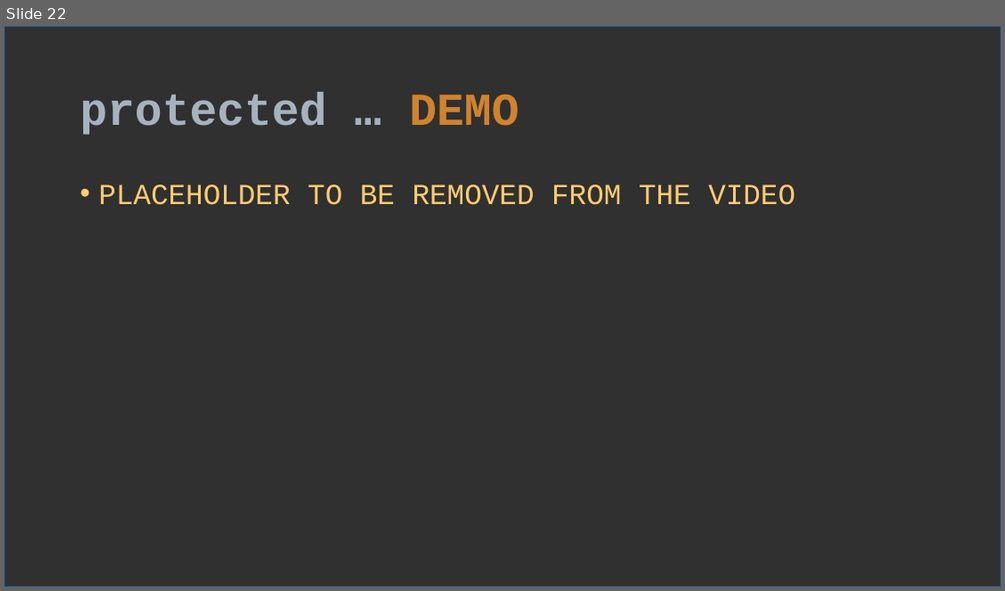
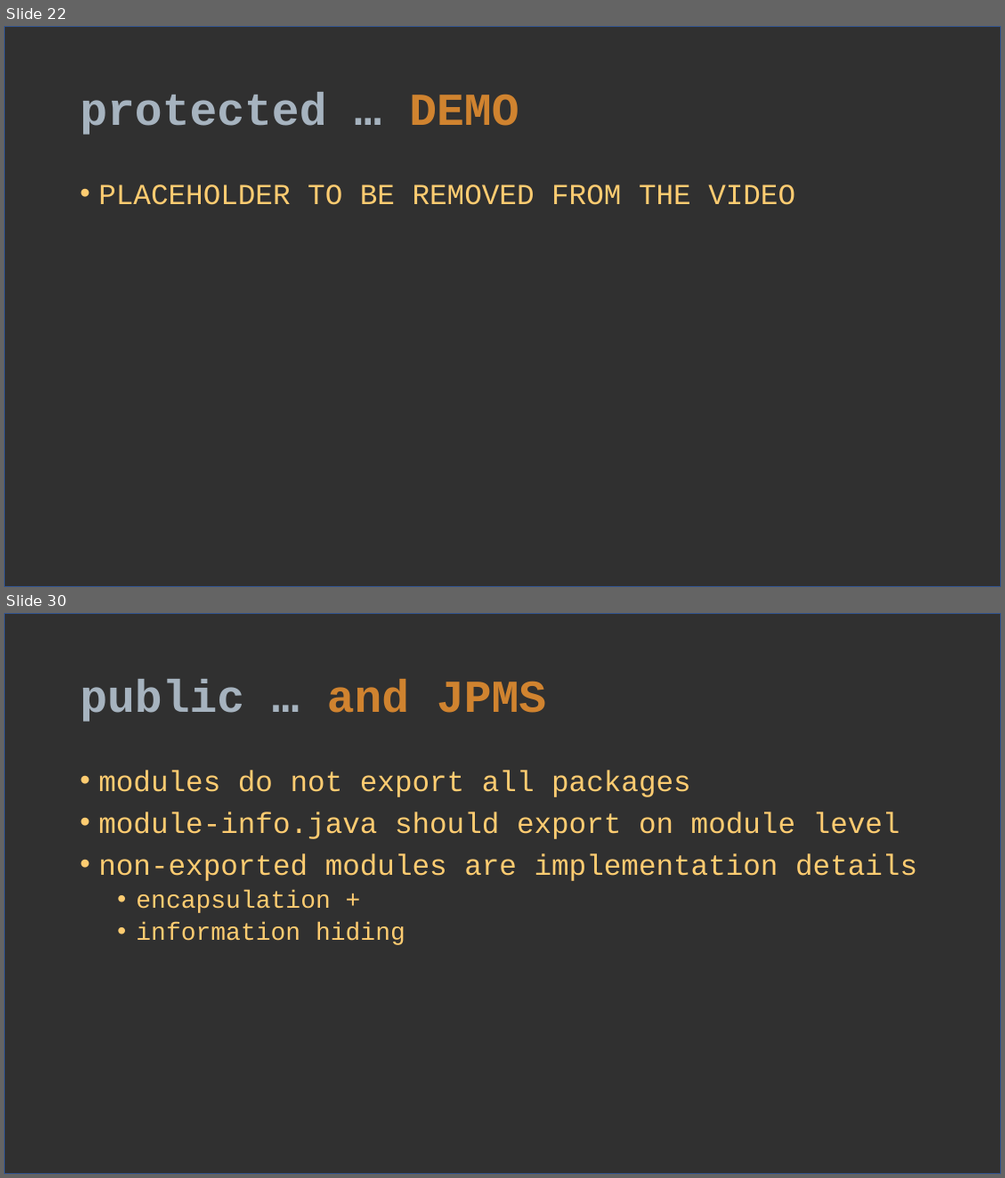
Before and after one commit to verhas/BLOG, a slide deck: access_modifiers/acess_modifiers.pptx. Shown one above the other, each under a label of ours: slide 22 before the commit, slides 22 and 30 after it; the slides between them are not shown. The pictures are 1005x591 and 1005x1178 pixels, drawn with LibreOffice and Linux fonts; fonts in the diff are those of the drawing. Boxes give left, top, right and bottom in pixels: in the first picture for what was removed or moved away, otherwise in the second. Text is boxed around its words. In the diff, an @@ line names an element or a change of style, - is before the commit and + after.

```diff
--- a/access_modifiers/acess_modifiers.pptx
+++ b/access_modifiers/acess_modifiers.pptx
@@ slide 30 added at (4,613,1001,1174), background #404040; not listed: 1 template element that a slide beside it also shows @@
@@ title added at (80,679,546,722), 44 pt, text #A6B3BF, bold @@
+public … and JPMS
@@ text added at (98,770,917,945), 28 pt, text #FECC71 @@
+• modules do not export all packages
+• module-info.java should export on module level
+• non-exported modules are implementation details
+  • encapsulation +
+  • information hiding
```
Also in this commit, not shown: 2 slides changed, 10 other slides added.
